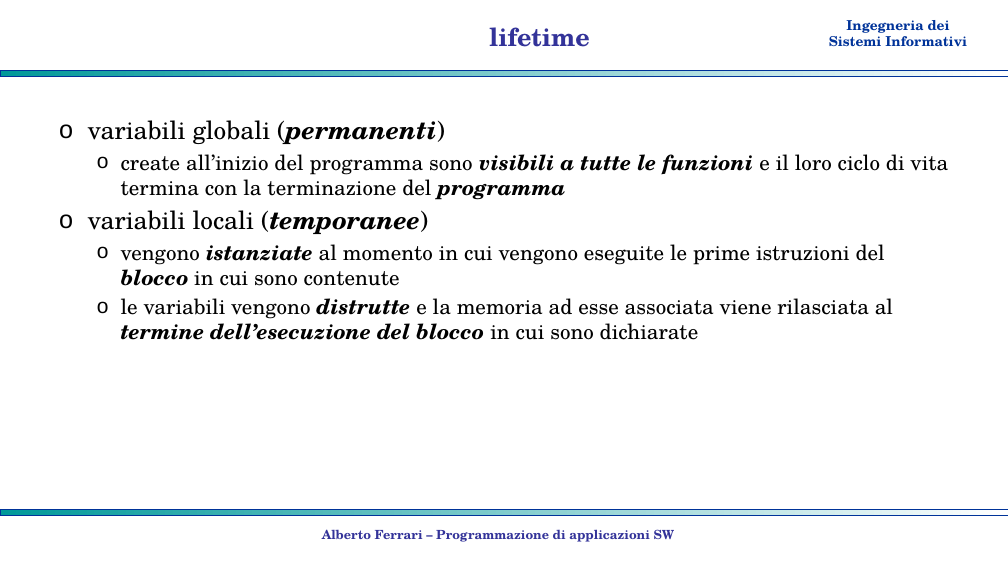
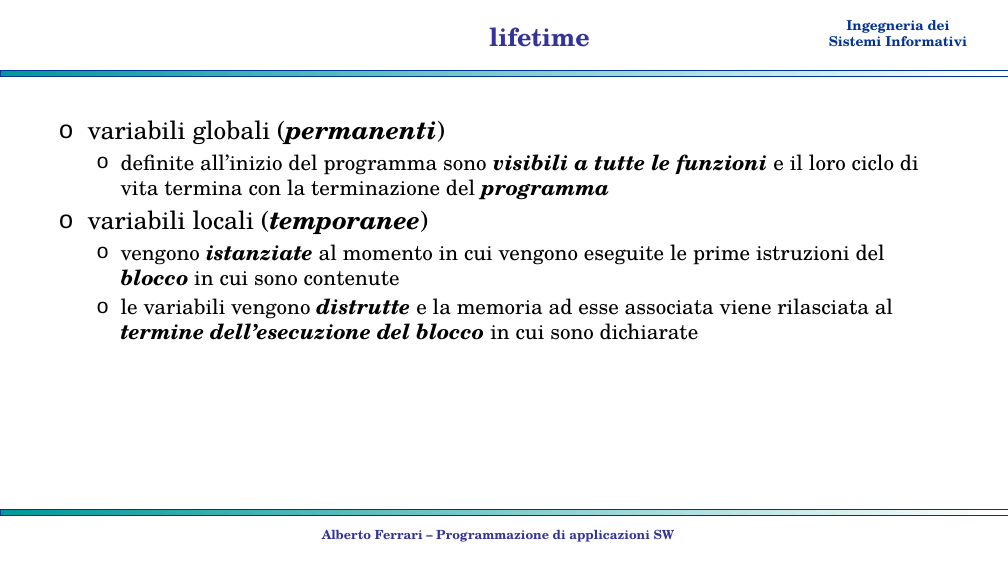
Before and after one commit to albertoferrari/pasw, a slide deck: slide 4 of lezioni/PASW03a - C++ tipi di dato.pptx. Drawn at 1008x567 pixels with LibreOffice and Linux fonts; fonts in the diff are those of the drawing; background and template pictures are left out. Boxes give left, top, right and bottom in pixels: in the first picture for what was removed or moved away, otherwise in the second. Text is boxed around its words. In the diff, an @@ line names an element or a change of style, - is before the commit and + after.

```diff
--- a/lezioni/PASW03a - C++ tipi di dato.pptx
+++ b/lezioni/PASW03a - C++ tipi di dato.pptx
@@ text at (121,154,919,200): text changed @@
-  o create all’inizio del programma sono visibili a tutte le funzioni e il loro ciclo di vita termina con la terminazione del programma
+  o definite all’inizio del programma sono visibili a tutte le funzioni e il loro ciclo di vita termina con la terminazione del programma
```
Also in this commit, not shown: 9 other slides changed, 4 slides added, 3 other files.
